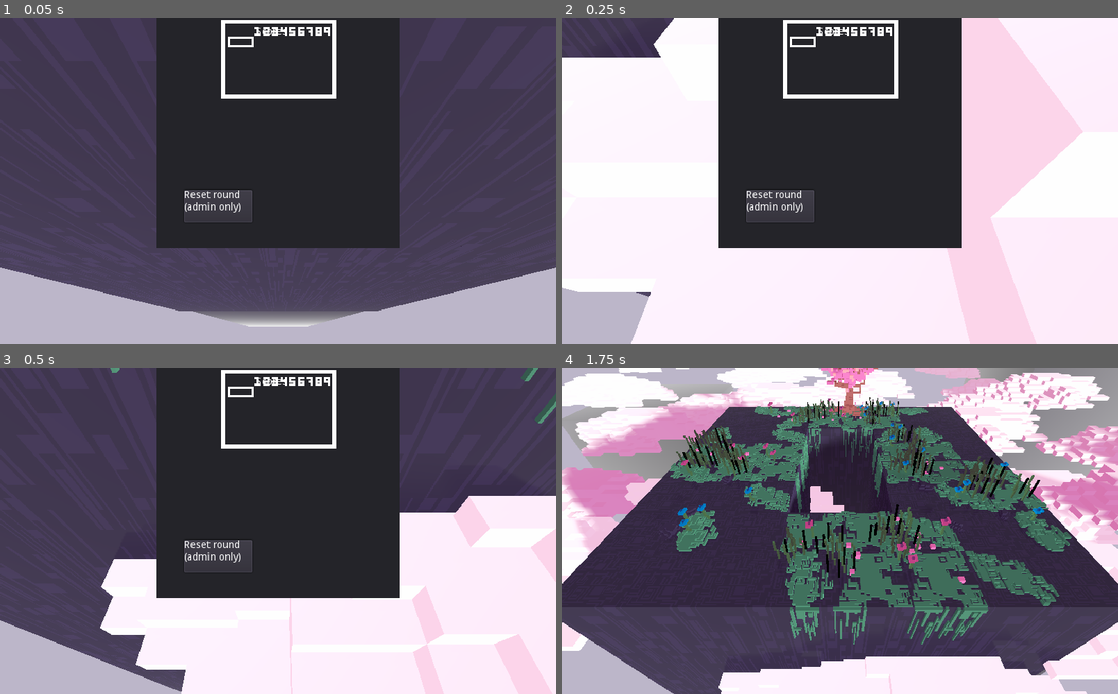
Above: before the commit, frames 1-4 (two rows, left to right).
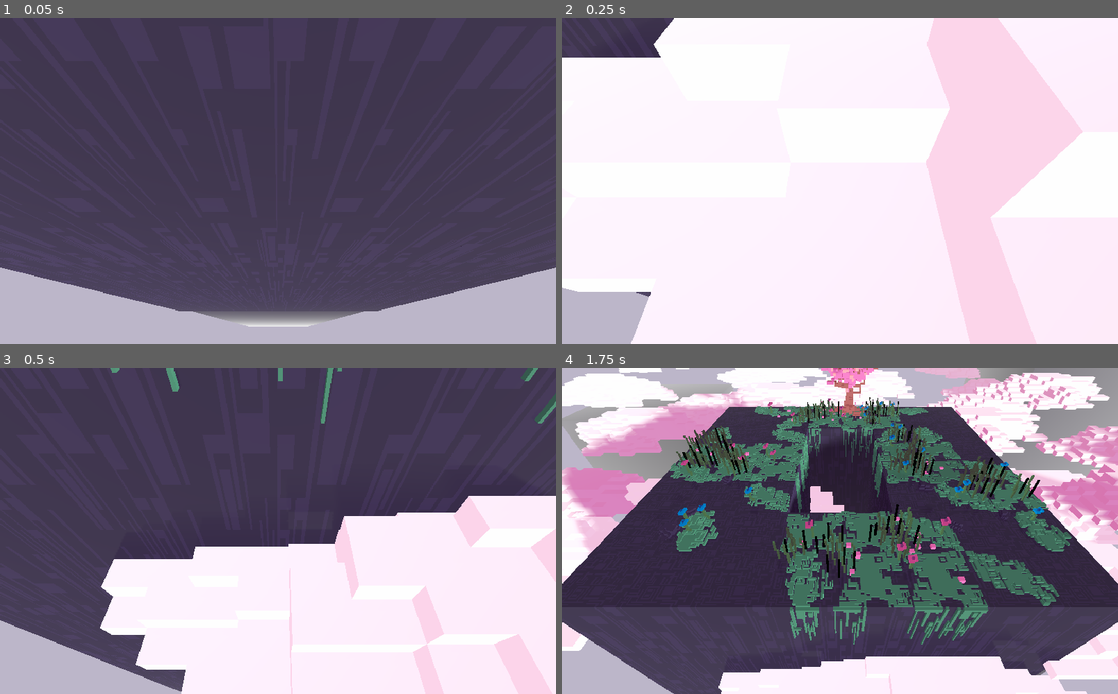
Above: after the commit, the same moments.

Repository: albielee/NSE_Challenge_Game
Game: Godot game, scene res://Worlds/world.tscn
The game is run twice, just before and just after one commit, with the same random seed, the same clock (stepped at 60 frames per second) and the same inputs. This scene is started directly instead of the project's main scene.
Inputs (mouse positions are in pixels of both pictures, inside the frame that each line leads up to):
- Up to frame 1 (0.05 s): no input
- Up to frame 2 (0.25 s): no input
- Up to frame 3 (0.5 s): no input
- Up to frame 4 (1.75 s): tap Enter at 0.5 s; move the mouse to (962, 514) at 0.52 s; hold Right (move_right) 0.53-1.28 s; hold Tab (scoreboard) 0.53-1.28 s; click (962, 514) at 0.67 s; move the mouse to (728, 547) at 1.27 s; hold Down (move_down) from 1.28 s (still down); tap Space (move_dash) at 1.35 s; tap Tab (scoreboard) at 1.55 s

The runs differ from the first frame. In frame 1, 30% of the frame differs, in the area x 28-72%, y 0-71%; in frame 2, 30%; in frame 3, 31%; in frame 4, nothing differs.

Commit message:
i hope this isnt broken

Diff:
--- a/NSE_Challenge_Game/Controllers/RoundController.tscn
+++ b/NSE_Challenge_Game/Controllers/RoundController.tscn
@@ -8,6 +8,8 @@
 [ext_resource path="res://Assets/Menu/scoreboardEnd.png" type="Texture" id=6]
 [ext_resource path="res://Assets/Menu/scoreboardNumbers.png" type="Texture" id=7]
 [ext_resource path="res://Assets/Menu/scoreboardColourSplash.png" type="Texture" id=8]
+[ext_resource path="res://Assets/World/winmessage.png" type="Texture" id=9]
+[ext_resource path="res://Assets/World/losemessage.png" type="Texture" id=10]
 
 [sub_resource type="AtlasTexture" id=1]
 atlas = ExtResource( 2 )
@@ -215,23 +217,23 @@
 
 [sub_resource type="AtlasTexture" id=49]
 atlas = ExtResource( 7 )
+region = Rect2( 36, 0, 9, 12 )
+
+[sub_resource type="AtlasTexture" id=50]
+atlas = ExtResource( 7 )
+region = Rect2( 18, 0, 9, 12 )
+
+[sub_resource type="AtlasTexture" id=51]
+atlas = ExtResource( 7 )
 region = Rect2( 63, 0, 9, 12 )
 
-[sub_resource type="AtlasTexture" id=50]
-atlas = ExtResource( 7 )
-region = Rect2( 36, 0, 9, 12 )
-
-[sub_resource type="AtlasTexture" id=51]
+[sub_resource type="AtlasTexture" id=52]
 atlas = ExtResource( 7 )
 region = Rect2( 0, 0, 9, 12 )
 
-[sub_resource type="AtlasTexture" id=52]
+[sub_resource type="AtlasTexture" id=53]
 atlas = ExtResource( 7 )
 region = Rect2( 9, 0, 9, 12 )
-
-[sub_resource type="AtlasTexture" id=53]
-atlas = ExtResource( 7 )
-region = Rect2( 18, 0, 9, 12 )
 
 [sub_resource type="SpriteFrames" id=54]
 animations = [ {
@@ -257,27 +259,27 @@
 }, {
 "frames": [ SubResource( 49 ) ],
 "loop": true,
+"name": "5",
+"speed": 5.0
+}, {
+"frames": [ SubResource( 50 ) ],
+"loop": true,
+"name": "3",
+"speed": 5.0
+}, {
+"frames": [ SubResource( 51 ) ],
+"loop": true,
 "name": "8",
 "speed": 5.0
 }, {
-"frames": [ SubResource( 50 ) ],
-"loop": true,
-"name": "5",
-"speed": 5.0
-}, {
-"frames": [ SubResource( 51 ) ],
+"frames": [ SubResource( 52 ) ],
 "loop": true,
 "name": "1",
 "speed": 5.0
 }, {
-"frames": [ SubResource( 52 ) ],
+"frames": [ SubResource( 53 ) ],
 "loop": true,
 "name": "2",
-"speed": 5.0
-}, {
-"frames": [ SubResource( 53 ) ],
-"loop": true,
-"name": "3",
 "speed": 5.0
 } ]
 
@@ -376,6 +378,7 @@
 frames = SubResource( 44 )
 
 [node name="Scoreboard" type="Panel" parent="."]
+visible = false
 margin_left = 216.0
 margin_right = 552.0
 margin_bottom = 317.0
@@ -522,4 +525,14 @@
 visible = false
 position = Vector2( 168, 160 )
 frames = SubResource( 70 )
+
+[node name="WinSprite" type="Sprite" parent="."]
+visible = false
+position = Vector2( 505, 274 )
+texture = ExtResource( 9 )
+
+[node name="LoseSprite" type="Sprite" parent="."]
+visible = false
+position = Vector2( 506, 274 )
+texture = ExtResource( 10 )
 [connection signal="pressed" from="Scoreboard/ResetButton" to="." method="_on_ResetButton_pressed"]
--- a/NSE_Challenge_Game/Controllers/roundController.gd
+++ b/NSE_Challenge_Game/Controllers/roundController.gd
@@ -1,6 +1,9 @@
 extends Control
 
 onready var countdown_sprites = [$Number3,$Number2,$Number1]
+onready var win_message = get_node("WinSprite")
+onready var lose_message = get_node("LoseSprite")
+
 
 var fall_map = [
 	[1,1,1,1,1,1,1,1],
@@ -20,7 +23,7 @@
 
 var round_timer
 var round_time = 20
-var round_number = 5
+var round_number = 2
 var round_count = 0
 var sudden_death=false
 
@@ -47,8 +50,33 @@
 		if(one_player_left):
 			if(len(get_tree().get_nodes_in_group("player"))>1):
 				var last_player = get_last_player()
-				scores[last_player]+=1
-			restart_round()
+				rpc("increase_score",last_player)
+			var winner = check_for_winner()
+			if(!winner):
+				restart_round()
+			else:
+				rpc("show_result_message")
+
+func show_result_message():
+	var players = get_tree().get_nodes_in_group("player")
+	for p in players:
+		if(p.network_handler.is_network_master()):
+			if(scores[p.player_name]==round_number):
+				$WinSprite.visible = true
+				break
+			else:
+				$LoseSprite.visible = false
+				break
+
+func check_for_winner():
+	for key in scores:
+		if scores[key]==round_number:
+			return true
+	return false
+
+sync func increase_score(name):
+	update_scoreboard()
+	scores[name]+=1
 
 func detect_players_left():
 	var players_left = 0
@@ -66,7 +94,7 @@
 
 func get_last_player():
 	var players = get_tree().get_nodes_in_group("player")
-	if(len(players) > 1):
+	if(len(players) == 1):
 		return players[0].player_name
 	for p in players:
 			if(p.get_network_handler().remote_dead == false):
@@ -104,15 +132,11 @@
 
 func _on_Void_player_fell(dead_player,killing_player):
 	if(get_tree().is_network_server()):
-		update_score(killing_player)
 		rpc("update_score",killing_player)
 
 remote func update_score(player):
 	if(player==""):
 		print("a player ended their own suffering")
-	else:
-		scores[player]+=1
-		print(scores)
 	update_scoreboard()
 
 func _input(event):
Binary file added: NSE_Challenge_Game/Assets/World/losemessage.png
Binary file added: NSE_Challenge_Game/Assets/World/winmessage.png
Not shown: 1 places in NSE_Challenge_Game/Controllers/RoundController.tscn that only renumber resources
